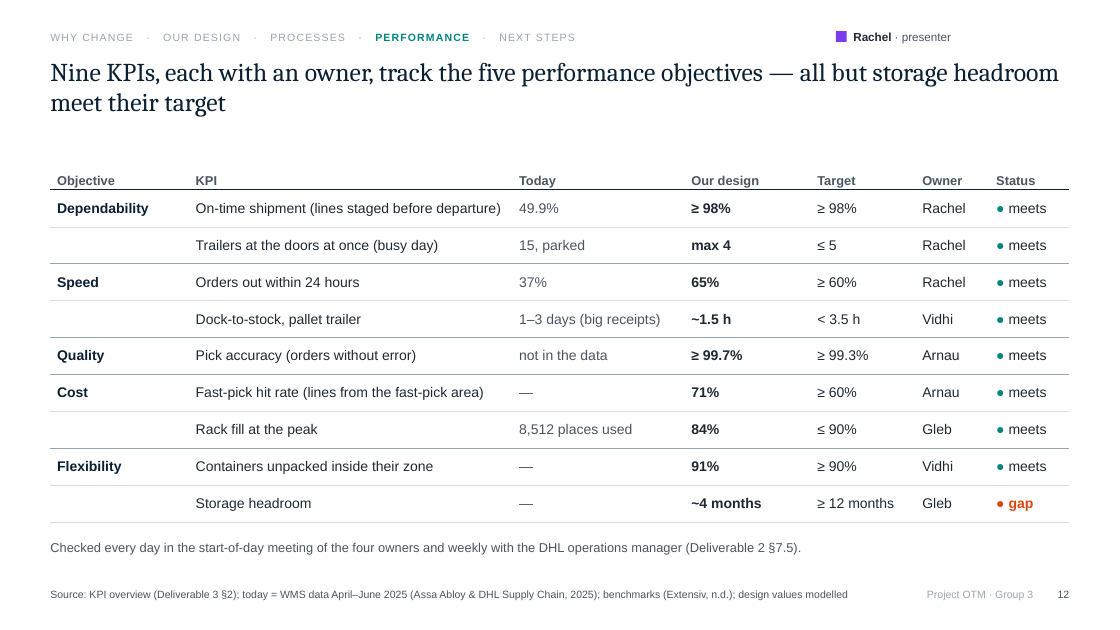
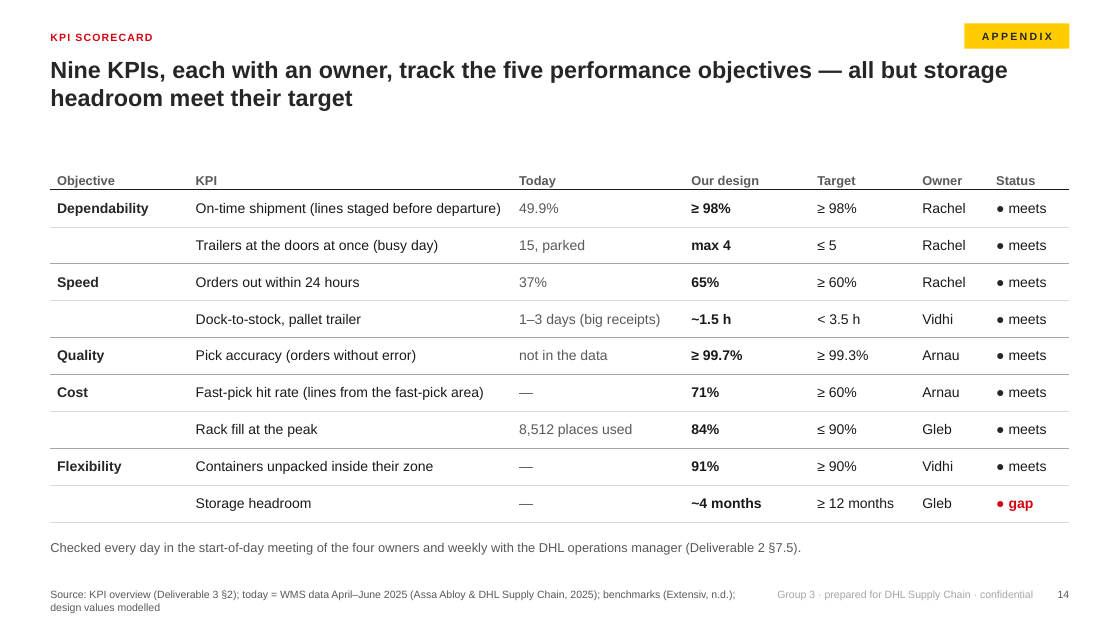
Before and after one commit to glebpankov2005-coder/Operations-Management-, a slide deck: slide 14 of deliverables/Presentation_Group3_Project_OTM.pptx (slide 12 before the commit). Drawn at 1120x630 pixels with LibreOffice and Linux fonts; fonts in the diff are those of the drawing. Boxes give left, top, right and bottom in pixels: in the first picture for what was removed or moved away, otherwise in the second. Text is boxed around its words. In the diff, an @@ line names an element or a change of style, - is before the commit and + after.

```diff
--- a/deliverables/Presentation_Group3_Project_OTM.pptx
+++ b/deliverables/Presentation_Group3_Project_OTM.pptx
@@ rectangle added at box(965, 24, 1070, 49), fill #FFCC00, 9 pt, text #262626, bold @@
+APPENDIX
@@ title "Nine KPIs, each with an ..." at box(50, 61, 1008, 111): size 22 to 20 pt, font Cambria to Arial, text colour #0B1F33 to #262626, bold on @@
@@ text at box(50, 33, 152, 41): text changed; text colour #9AA5B1 to #D40511; bold on @@
-WHY CHANGE · OUR DESIGN · PROCESSES · PERFORMANCE · NEXT STEPS
+KPI SCORECARD
@@ rectangle removed at box(836, 31, 847, 42) @@
@@ text removed at box(853, 32, 951, 44) @@
-Rachel · presenter
@@ table at box(50, 160, 1070, 515) @@
@@ text colour #4A5563 to #595959 in "Objective", "KPI", "Today", "Our design" and 12 more places @@
@@ text colour #0B1F33 to #262626 in "Dependability", "Speed", "Quality", "Cost" and 1 more places @@
@@ text colour #1F2933 to #1A1A1A in "On-time shipment (lines staged before departure)", "≥ 98%", "≥ 98%", "Rachel" and 40 more places @@
@@ text colour #00857C to #262626 in "●", "●", "●", "●" and 4 more places @@
@@ text colour #D9480F to #D40511 in "● gap" @@
@@ borders changed @@
@@ text "Checked every day in the ..." at box(50, 542, 801, 554): text colour #4A5563 to #595959 @@
@@ text "Source: KPI overview (Deliverable 3 ..." at box(50, 590, 735, 613): text colour #4A5563 to #595959 @@
@@ text at box(777, 590, 1033, 600): text changed; text colour #9AA5B1 to #A6A6A6 @@
-Project OTM · Group 3
+Group 3 · prepared for DHL Supply Chain · confidential
@@ page number at box(1058, 591, 1070, 598): text changed; text colour #4A5563 to #595959 @@
-12
+14
```
Also in this commit, not shown: 16 other slides changed, 2 slides added, 1 slide removed, 4 other files.
